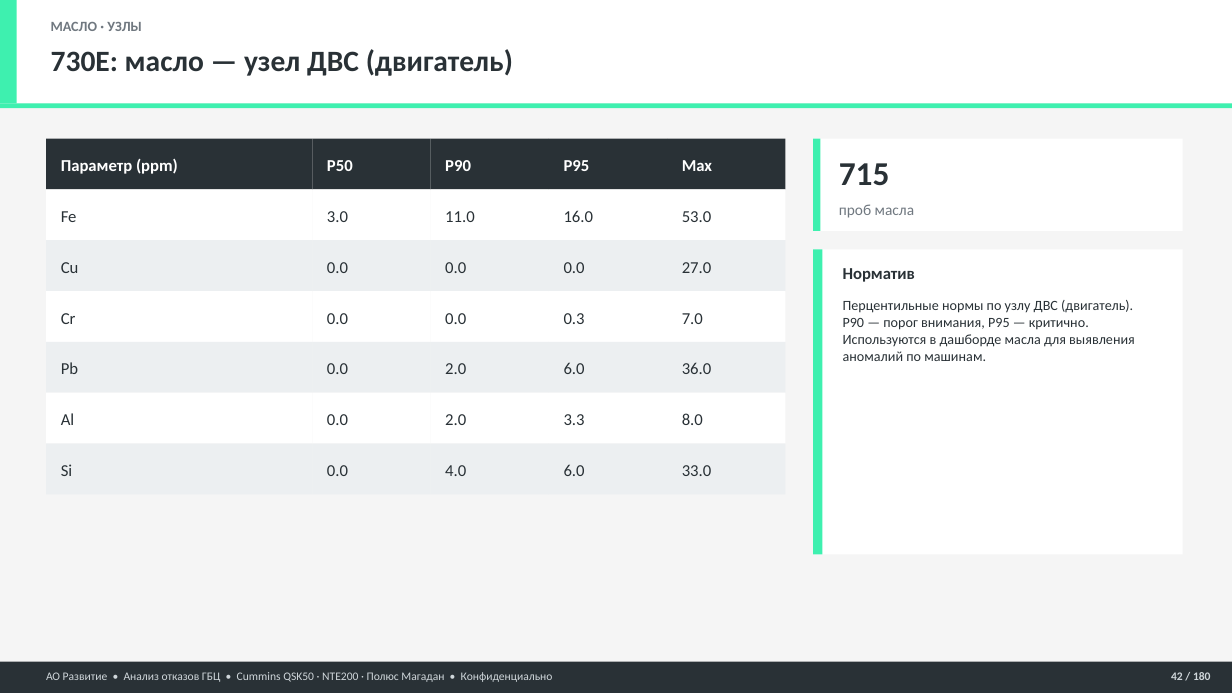
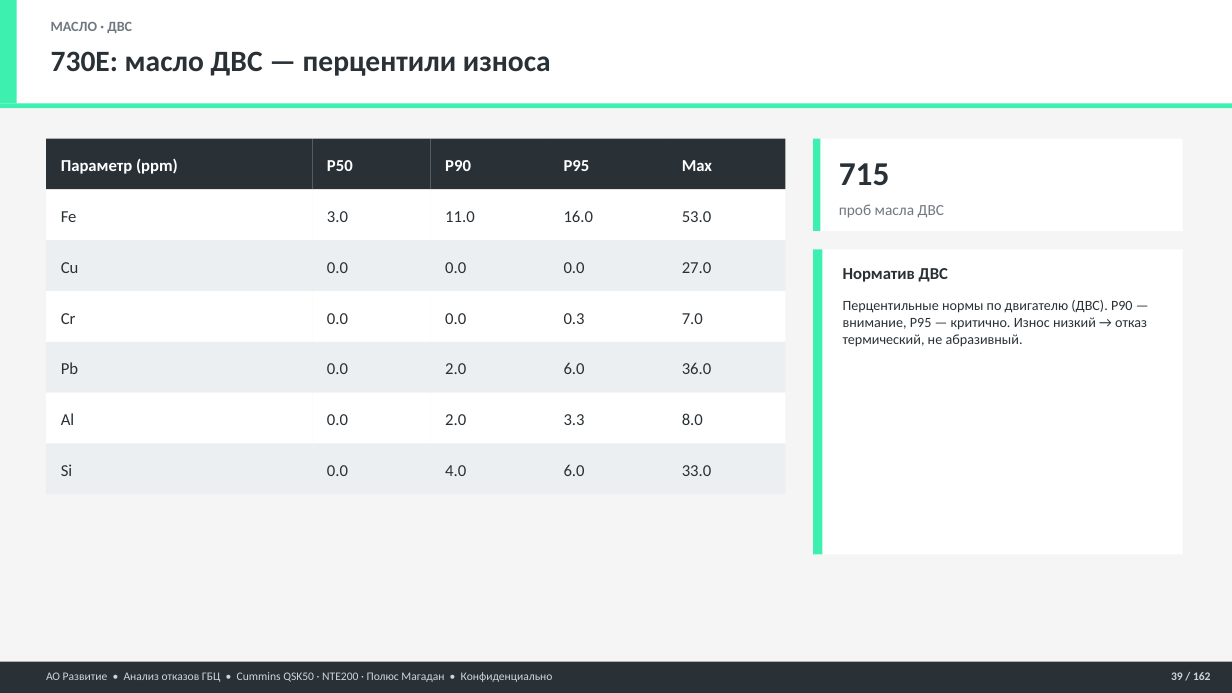
Before and after one commit to victorekuznetsov/NTE200, a slide deck: slide 39 of 05 Отчёты/Презентации/Анализ_ГБЦ_QSK50_NTE200_БОЛЬШОЙ.pptx (slide 42 before the commit). Drawn at 1232x693 pixels with LibreOffice and Linux fonts; fonts in the diff are those of the drawing. Boxes give left, top, right and bottom in pixels: in the first picture for what was removed or moved away, otherwise in the second. Text is boxed around its words. In the diff, an @@ line names an element or a change of style, - is before the commit and + after.

```diff
--- a/05 Отчёты/Презентации/Анализ_ГБЦ_QSK50_NTE200_БОЛЬШОЙ.pptx
+++ b/05 Отчёты/Презентации/Анализ_ГБЦ_QSK50_NTE200_БОЛЬШОЙ.pptx
@@ text at [51,22,132,33]: text changed @@
-МАСЛО · УЗЛЫ
+МАСЛО · ДВС
@@ text at [51,51,551,76]: text changed @@
-730E: масло — узел ДВС (двигатель)
+730E: масло ДВС — перцентили износа
@@ text at [839,204,944,218]: text changed @@
-проб масла
+проб масла ДВС
@@ text at [843,268,948,282]: text changed @@
-Норматив
+Норматив ДВС
@@ text at [843,300,1147,347]: text changed @@
-Перцентильные нормы по узлу ДВС (двигатель). P90 — порог внимания, P95 — критично. Используются в дашборде масла для выявления аномалий по машинам.
+Перцентильные нормы по двигателю (ДВС). P90 — внимание, P95 — критично. Износ низкий → отказ термический, не абразивный.
@@ text at [1171,672,1211,680]: text changed @@
-42 / 180
+39 / 162
```
Also in this commit, not shown: 148 other slides changed, 13 slides added, 31 slides removed, 4 other files.
